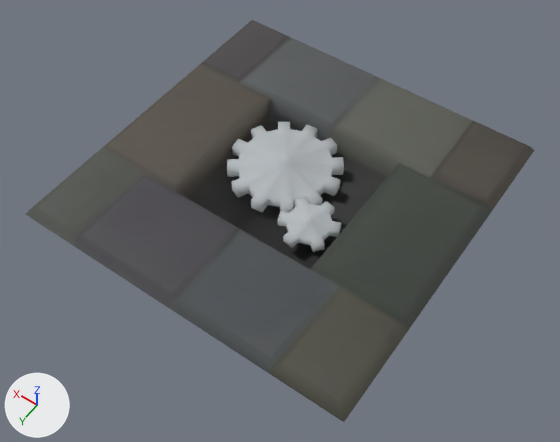
The FBX model Assets/Prefabs/Models/floor_rotating.fbx: old version first, new version second.
Rendered twice from a camera (50 mm lens) standing at (-1.587, 2.303, 3.222) and looking at (-0.017, 0.104, -0.233). The lights are fixed; the arrows at lower left show +X, +Y and +Z. The picture after the commit comes second. Where no turn or scale is listed for an object, it has been applied to the vertices.

Objects in the first picture: 'Floor_Rotating_Tiles', 'Gear1', 'Gear2'.
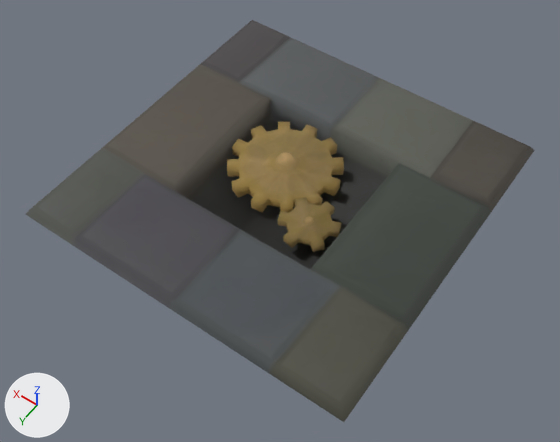
The change, as JSON lines over the scene's bpy script:
```json
{"op": "add", "block": "img_tex_gear_large_png", "code": ["img_tex_gear_large_png = load_image('Tex_Gear_Large.png', 'Blendfiles/Textures/Tex_Gear_Large.png', 1024, 1024, 'sRGB')"]}
{"op": "add", "block": "img_tex_gear_small_png", "code": ["img_tex_gear_small_png = load_image('Tex_Gear_Small.png', 'Blendfiles/Textures/Tex_Gear_Small.png', 1024, 1024, 'sRGB')"]}
{"op": "add", "block": "mat_gear_large", "code": ["mat_gear_large = principled_material('Gear_Large')", "mat_gear_large.texture = img_tex_gear_large_png  # with its transparency", "mat_gear_large.roughness = 1.0"]}
{"op": "add", "block": "mat_gear_small", "code": ["mat_gear_small = principled_material('Gear_small')", "mat_gear_small.texture = img_tex_gear_small_png  # with its transparency", "mat_gear_small.roughness = 1.0"]}
{"block": "me_cylinder_005", "where": "me_cylinder_005.from_pydata(...)  # 72 vertices, 55 faces; spans x -0.163..0.163, y -0.166..0.166, z -0.028..0.033"}
{"op": "remove", "block": "me_cylinder_005", "code": "me_cylinder_005.materials.append(mat_gears)  # picture img_tex_gears_png"}
{"op": "add", "block": "me_cylinder_005", "code": "me_cylinder_005.materials.append(mat_gear_small)  # picture img_tex_gear_small_png"}
{"block": "me_cylinder_007", "where": "me_cylinder_007.from_pydata(...)  # 144 vertices, 109 faces; spans x -0.327..0.327, y -0.327..0.327, z -0.043..0.066"}
{"op": "remove", "block": "me_cylinder_007", "code": "me_cylinder_007.materials.append(mat_gears)  # picture img_tex_gears_png"}
{"op": "add", "block": "me_cylinder_007", "code": "me_cylinder_007.materials.append(mat_gear_large)  # picture img_tex_gear_large_png"}
```

Location of each change, (x1, y1, x2, y2) in pixels of the pictures (560 x 442 px):
```json
{"object": "Gear1", "change": "recoloured", "before": [227, 122, 344, 212], "after": [227, 122, 344, 212], "on screen": "grey to brown"}
{"object": "Gear2", "change": "recoloured", "before": [278, 197, 341, 252], "after": [278, 197, 341, 252], "on screen": "grey to brown"}
```
